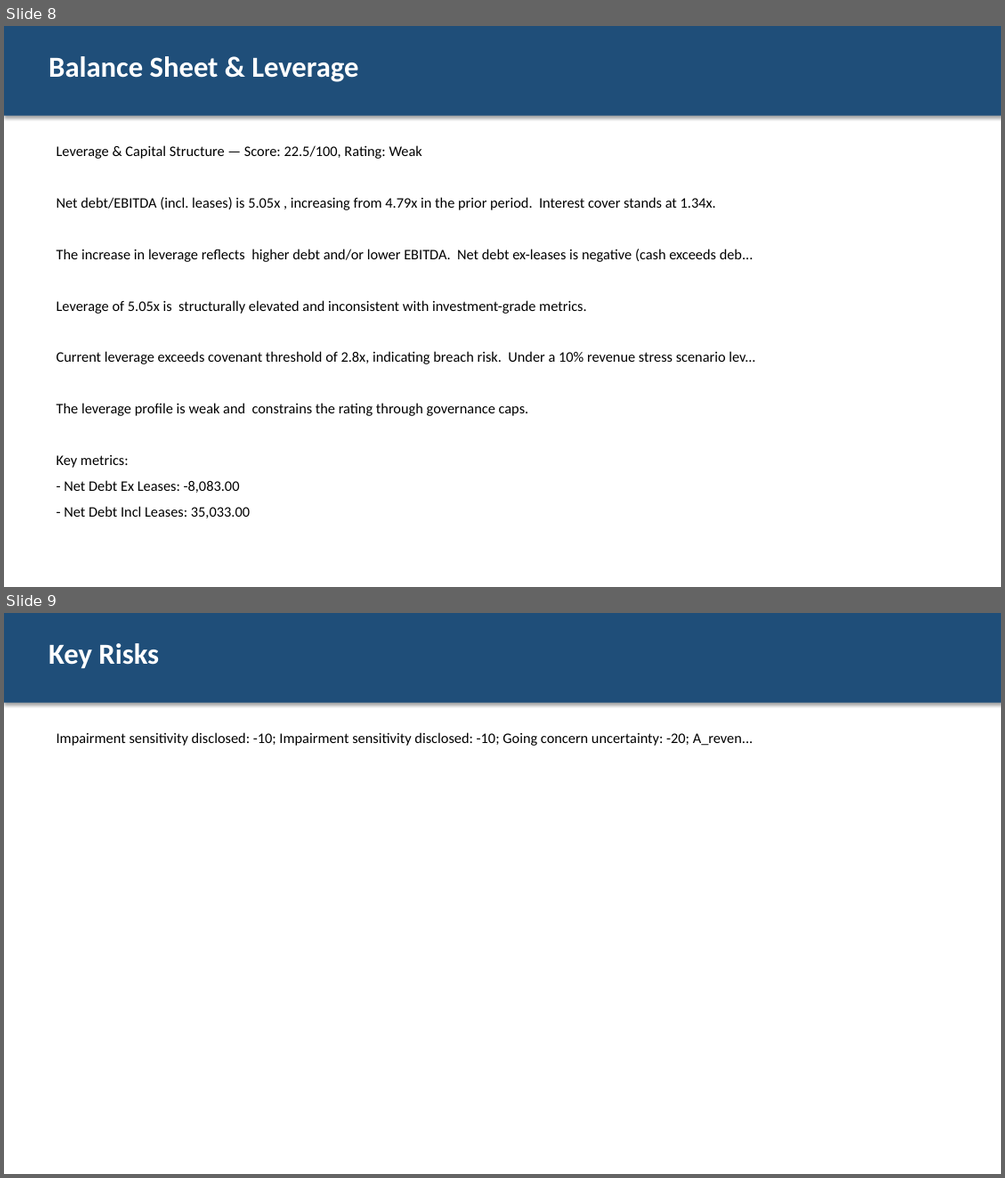
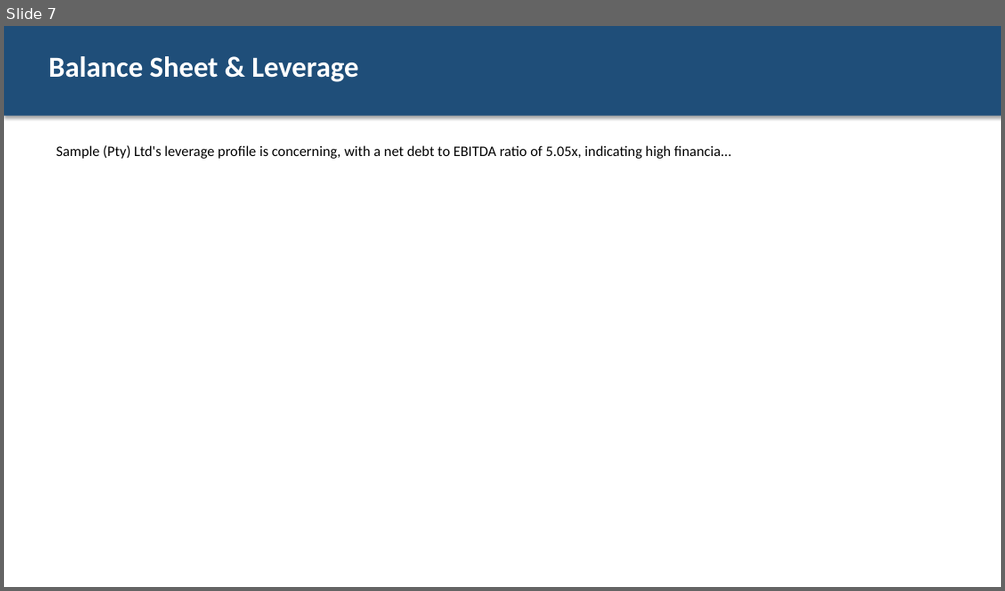
Before and after one commit to Menazza/credit_analysis_ai, a slide deck: test_results/pipeline_output/committee_deck.pptx. Shown one above the other, each under a label of ours: slides 8 and 9 before the commit, slide 7 after it. The pictures are 1005x1178 and 1005x591 pixels, drawn with LibreOffice and Linux fonts; fonts in the diff are those of the drawing. Boxes give left, top, right and bottom in pixels: in the first picture for what was removed or moved away, otherwise in the second. Text is boxed around its words. In the diff, an @@ line names an element or a change of style, - is before the commit and + after.

```diff
--- a/test_results/pipeline_output/committee_deck.pptx
+++ b/test_results/pipeline_output/committee_deck.pptx
@@ slide 9 removed at <box>4,613,1001,1174</box>, background #FFFFFF @@
@@ rectangle removed at <box>4,613,1001,703</box> @@
@@ text removed at <box>48,643,159,668</box> @@
-Key Risks
@@ text removed at <box>57,732,752,746</box> @@
-Impairment sensitivity disclosed: -10; Impairment sensitivity disclosed: -10; Going concern uncertainty: -20; A_reven...
@@ what was slide 8 is now slide 7 @@
@@ slide 7 changed as well @@
@@ text at <box>57,145,731,159</box>: text changed @@
-Leverage & Capital Structure — Score: 22.5/100, Rating: Weak
-Net debt/EBITDA (incl. leases) is 5.05x , increasing from 4.79x in the prior period. Interest cover stands at 1.34x.
-The increase in leverage reflects higher debt and/or lower EBITDA. Net debt ex-leases is negative (cash exceeds deb...
-Leverage of 5.05x is structurally elevated and inconsistent with investment-grade metrics.
-Current leverage exceeds covenant threshold of 2.8x, indicating breach risk. Under a 10% revenue stress scenario lev...
-The leverage profile is weak and constrains the rating through governance caps.
-Key metrics:
-- Net Debt Ex Leases: -8,083.00
-- Net Debt Incl Leases: 35,033.00
+Sample (Pty) Ltd's leverage profile is concerning, with a net debt to EBITDA ratio of 5.05x, indicating high financia...
```
Also in this commit, not shown: 3 other slides changed, 7 slides added, 8 other slides removed, 23 other files.
